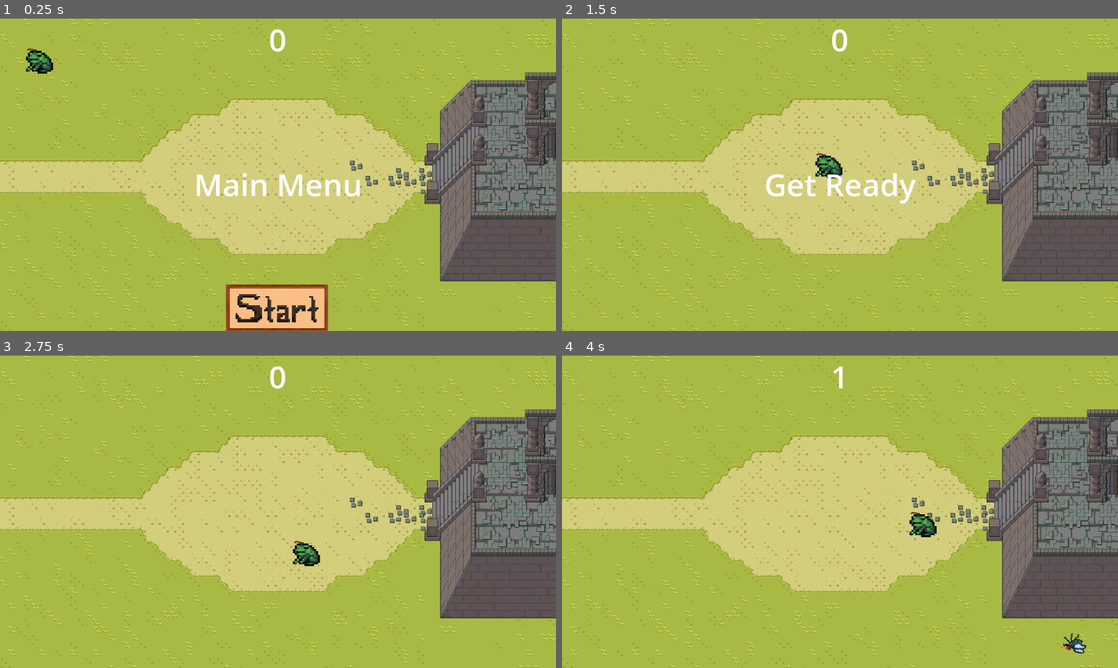
Above: before the commit, frames 1-4 (two rows, left to right).
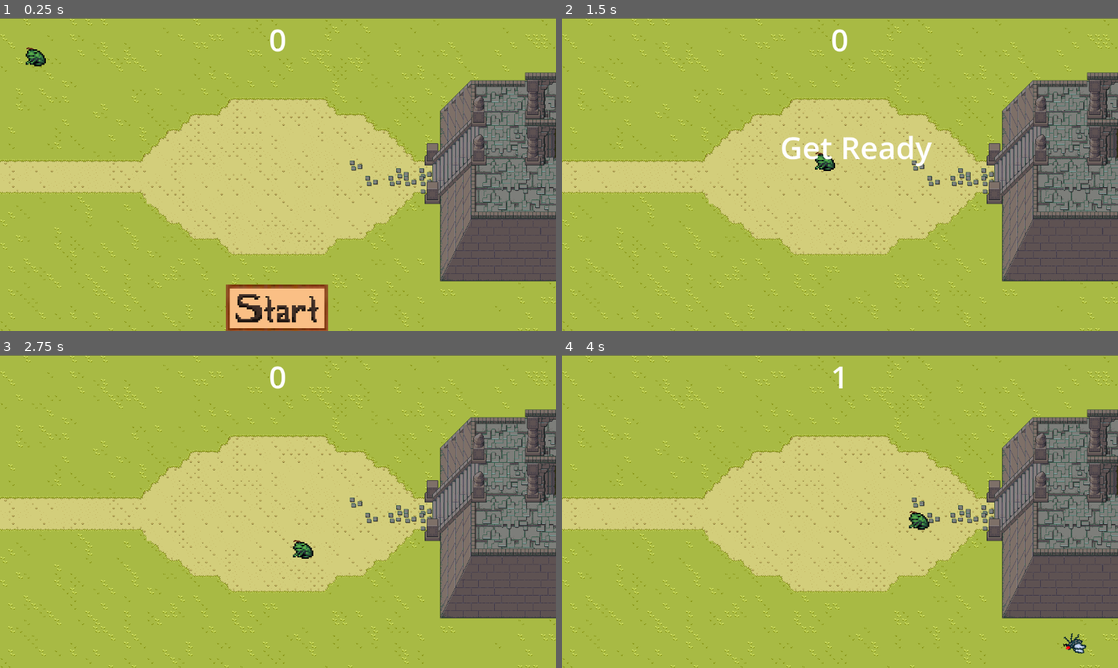
Above: after the commit, the same moments.

Repository: Aquiiia/Froggy-Quest
Game: Godot game, scene res://main/main.tscn
Same seed, same stepped clock (60 frames per second), same inputs: the game is played once before the commit and once after it.
Inputs (mouse positions are in pixels of both pictures, inside the frame that each line leads up to):
- Up to frame 1 (0.25 s): no input
- Up to frame 2 (1.5 s): click (840, 309) at 0.5 s; tap Enter at 1.25 s; hold D (right) from 1.28 s (still down)
- Up to frame 3 (2.75 s): release D (right) at 2.03 s; hold S (down) from 2.03 s (still down)
- Up to frame 4 (4 s): release S (down) at 2.78 s; hold D (right) 2.78-3.53 s; hold W (up) from 3.53 s (still down)

The runs differ from the first frame. In frame 1, 1.1% of the frame differs, in the area x 4-65%, y 9-58%; in frame 2, 1.8%, in the area x 36-67%, y 37-60%; in frame 3, 0.3%; in frame 4, 0.3%.

Commit message:
Temple fix

Diff:
--- a/Background-Texture/tile_map.tscn
+++ b/Background-Texture/tile_map.tscn
@@ -2473,18 +2473,18 @@
 position = Vector2(1168, 324)
 shape = SubResource("RectangleShape2D_y2swx")
 
-[node name="CollisionPolygon2D" type="CollisionPolygon2D" parent="StaticBody2D"]
+[node name="DownSide" type="CollisionPolygon2D" parent="StaticBody2D"]
 position = Vector2(-1, -1)
 polygon = PackedVector2Array(880, 364, 880, 381, 911, 383, 912, 544, 1199, 546, 1199, 400, 984, 399, 984, 303, 1007, 303, 1008, 285, 977, 284, 898, 365)
 
-[node name="CollisionPolygon2D2" type="CollisionPolygon2D" parent="StaticBody2D"]
-position = Vector2(-1, -1)
-polygon = PackedVector2Array(882, 299, 881, 283, 911, 283, 911, 191, 975, 127, 1175, 128, 1175, 138, 985, 140, 984, 202, 1006, 203, 1005, 221, 977, 222, 896, 302, 880, 303)
+[node name="UpperSide" type="CollisionPolygon2D" parent="StaticBody2D"]
+position = Vector2(-1, 0)
+polygon = PackedVector2Array(881, 292, 881, 283, 911, 271, 911, 191, 975, 127, 1175, 128, 1177, 131, 982, 130, 984, 202, 1006, 202, 1006, 207, 977, 207, 894, 290, 881, 298)
 
-[node name="CollisionShape2D" type="CollisionShape2D" parent="StaticBody2D"]
+[node name="Pillars2" type="CollisionShape2D" parent="StaticBody2D"]
 position = Vector2(1107.38, 294)
 shape = SubResource("RectangleShape2D_ax0nr")
 
-[node name="CollisionShape2D2" type="CollisionShape2D" parent="StaticBody2D"]
+[node name="Pillars" type="CollisionShape2D" parent="StaticBody2D"]
 position = Vector2(1108, 198)
 shape = SubResource("RectangleShape2D_ax0nr")
--- a/froggy/frooog.tscn
+++ b/froggy/frooog.tscn
@@ -4,18 +4,18 @@
 [ext_resource type="Texture2D" uid="uid://bpwpgqijwtqmk" path="res://img/frog_hair.png" id="2_oyuy2"]
 
 [sub_resource type="CircleShape2D" id="CircleShape2D_cfud4"]
-radius = 20.0
+radius = 15.0
 
 [node name="CharacterBody2D" type="CharacterBody2D"]
 position = Vector2(9, 23)
 script = ExtResource("1_70d4k")
 
 [node name="Sprite2D" type="Sprite2D" parent="."]
-position = Vector2(73, 65)
-scale = Vector2(1, 0.979)
+position = Vector2(65, 56.836)
+scale = Vector2(0.75, 0.723875)
 texture = ExtResource("2_oyuy2")
 
 [node name="CollisionShape2D" type="CollisionShape2D" parent="."]
-position = Vector2(72, 68)
+position = Vector2(64, 59)
 rotation = 3.14159
 shape = SubResource("CircleShape2D_cfud4")
--- a/hud/hud.tscn
+++ b/hud/hud.tscn
@@ -24,12 +24,13 @@
 anchor_top = 0.5
 anchor_right = 1.0
 anchor_bottom = 0.5
-offset_top = -12.0
-offset_bottom = 52.0
+offset_left = 33.0
+offset_top = -144.0
+offset_right = 33.0
+offset_bottom = 30.0
 grow_horizontal = 2
 grow_vertical = 2
 theme_override_font_sizes/font_size = 64
-text = "Main Menu"
 horizontal_alignment = 1
 vertical_alignment = 1
 autowrap_mode = 2
